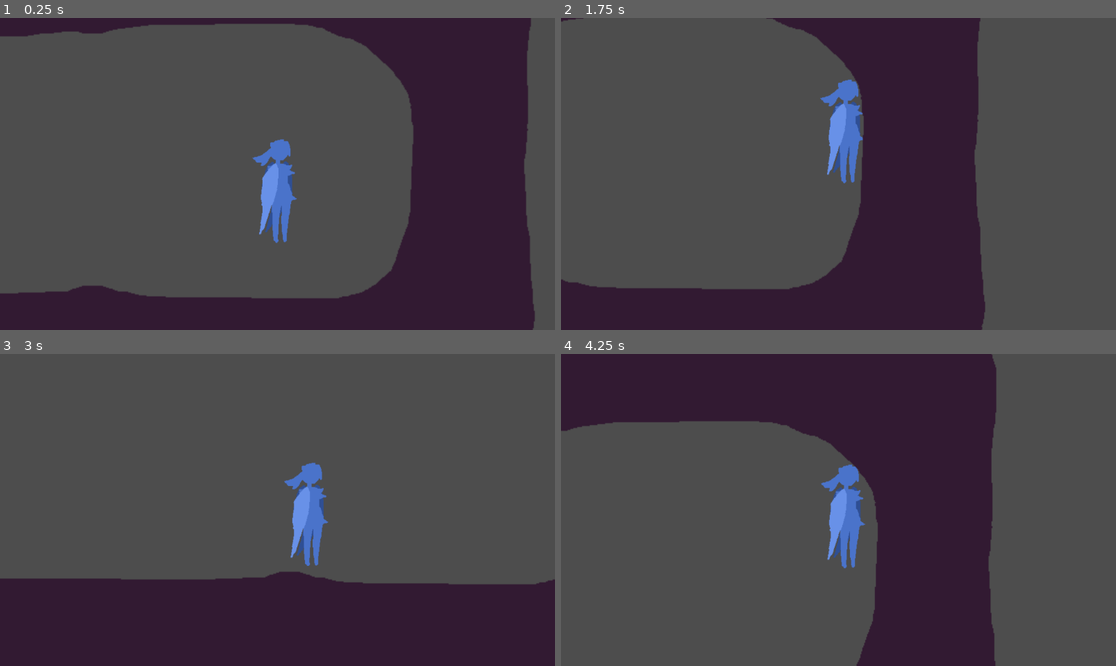
Above: before the commit, frames 1-4 (two rows, left to right).
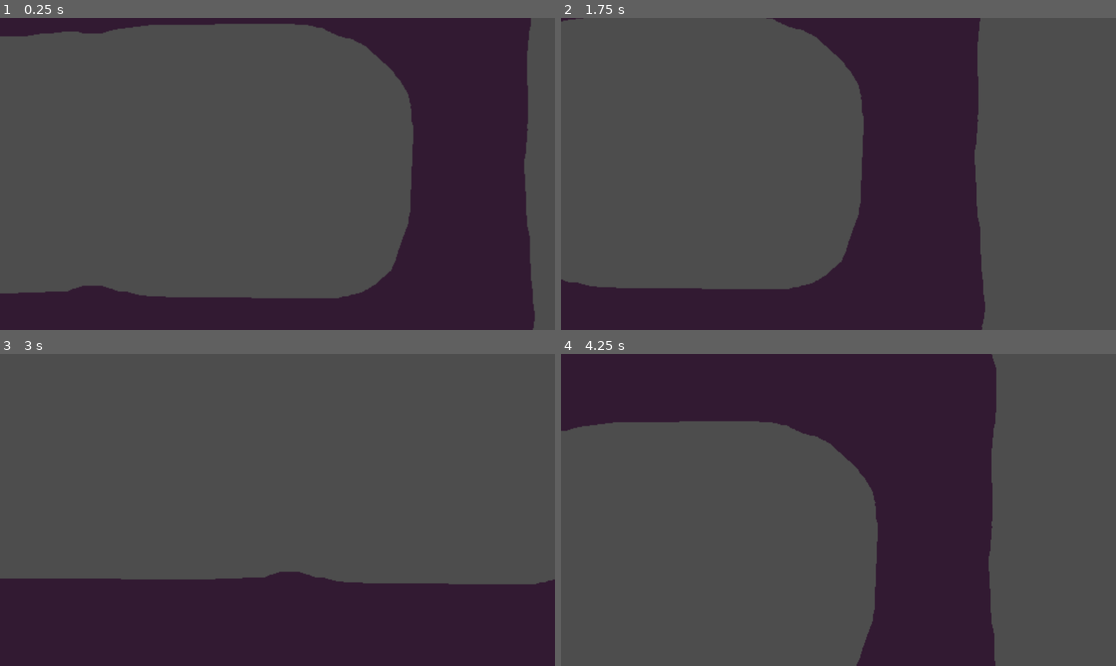
Above: after the commit, the same moments.

Repository: emeryplyler/Paths
Game: Godot game, scene res://main_game_scene/root.tscn
The game is run twice, just before and just after one commit, with the same random seed, the same clock (stepped at 60 frames per second) and the same inputs.
Inputs:
- Up to frame 1 (0.25 s): no input
- Up to frame 2 (1.75 s): hold Shift (Glide) 0.53-1.28 s; hold D (Right) from 0.53 s (still down); tap Space (Jump) at 0.77, 1.52 s; tap Shift (Glide) at 1.35 s
- Up to frame 3 (3 s): release D (Right) at 2.03 s; hold A (Left) 2.03-2.78 s; hold Shift (Glide) 2.03-2.78 s; hold D (Right) from 2.78 s (still down); tap Shift (Glide) at 2.85 s
- Up to frame 4 (4.25 s): keep holding D (Right); tap Space (Jump) at 3.02, 3.77 s; hold Shift (Glide) from 3.53 s (still down)

The runs differ from the first frame. In frame 1, 1.5% of the frame differs, in the area x 45-54%, y 38-73%; in frame 2, 1.5%; in frame 3, 1.5%; in frame 4, 1.5%, in the area x 46-55%, y 35-69%.

Commit message:
created anim player, gliding finished

Diff:
--- a/main_game_scene/Maze.gd
+++ b/main_game_scene/Maze.gd
@@ -88,16 +88,19 @@
 			list.append(cell + n)
 	return list
 
+
 func make_maze():
 	var unvisited = []
 	var stack = [] # homemade stack structure
 	var placed_portal: bool = false
+
 	# first we fill the map with solid tiles
 	Map.clear()
 	for x in range(width):
 		for y in range(height):
 			unvisited.append(Vector2(x, y)) # add every tile to unvisited
 			Map.set_cell(map_layer, Vector2(x, y), 0, id_to_coords(N|E|S|W)) # set tile to 15 (the solid one)
+
 	var current = starting_spot
 	unvisited.erase(current) # current tile is now visited
 
@@ -141,6 +144,7 @@
 				placed_portal = true
 			current = stack.pop_back()
 
+
 func _on_player_entered_portal():
 	passes += 1
 	destroy_portal()
@@ -152,6 +156,7 @@
 	# respawn player at start
 	player_died.emit()
 
+
 func _on_animation_player_animation_changed(old_name, new_name):
 	Player.position = to_global(Map.map_to_local(starting_spot)) # teleport player to starting place
 	Player.get_node("Camera2D").reset_smoothing() # prevent camera from sliding over to player from prev pos
--- a/main_game_scene/root.tscn
+++ b/main_game_scene/root.tscn
@@ -1,7 +1,7 @@
-[gd_scene load_steps=12 format=3 uid="uid://hf2pbkxluubv"]
+[gd_scene load_steps=16 format=3 uid="uid://hf2pbkxluubv"]
 
 [ext_resource type="Script" path="res://player/PlayerMovement.gd" id="1_uu05j"]
-[ext_resource type="Texture2D" uid="uid://6logdjae4gc8" path="res://assets/player/player2.png" id="2_12wkn"]
+[ext_resource type="Texture2D" uid="uid://5kr8hda8ohc0" path="res://donotcommit/playeratlas.png" id="2_6rjre"]
 [ext_resource type="Script" path="res://main_game_scene/scene_transitions.gd" id="3_5nyt0"]
 [ext_resource type="Script" path="res://main_game_scene/Maze.gd" id="3_jxabw"]
 [ext_resource type="PackedScene" uid="uid://d35hjqhp0ikpm" path="res://interactables/portal/portal.tscn" id="4_ftpbv"]
@@ -65,9 +65,64 @@
 "unfading": SubResource("Animation_ereci")
 }
 
+[sub_resource type="Animation" id="Animation_oqsja"]
+resource_name = "idle"
+loop_mode = 1
+tracks/0/type = "value"
+tracks/0/imported = false
+tracks/0/enabled = true
+tracks/0/path = NodePath("Sprite2D:frame")
+tracks/0/interp = 1
+tracks/0/loop_wrap = true
+tracks/0/keys = {
+"times": PackedFloat32Array(0),
+"transitions": PackedFloat32Array(1),
+"update": 1,
+"values": [7]
+}
+
+[sub_resource type="Animation" id="Animation_0iq6k"]
+resource_name = "run"
+length = 0.8
+loop_mode = 1
+tracks/0/type = "value"
+tracks/0/imported = false
+tracks/0/enabled = true
+tracks/0/path = NodePath("Sprite2D:frame")
+tracks/0/interp = 1
+tracks/0/loop_wrap = true
+tracks/0/keys = {
+"times": PackedFloat32Array(0, 0.1, 0.2, 0.3, 0.4, 0.5, 0.6, 0.7),
+"transitions": PackedFloat32Array(1, 1, 1, 1, 1, 1, 1, 1),
+"update": 1,
+"values": [0, 1, 2, 3, 4, 5, 6, 7]
+}
+
+[sub_resource type="Animation" id="Animation_3ucbu"]
+length = 0.001
+tracks/0/type = "value"
+tracks/0/imported = false
+tracks/0/enabled = true
+tracks/0/path = NodePath("Sprite2D:frame")
+tracks/0/interp = 1
+tracks/0/loop_wrap = true
+tracks/0/keys = {
+"times": PackedFloat32Array(0),
+"transitions": PackedFloat32Array(1),
+"update": 1,
+"values": [0]
+}
+
+[sub_resource type="AnimationLibrary" id="AnimationLibrary_2pm6e"]
+_data = {
+"RESET": SubResource("Animation_3ucbu"),
+"idle": SubResource("Animation_oqsja"),
+"run": SubResource("Animation_0iq6k")
+}
+
 [node name="Root" type="Node2D"]
 
-[node name="Player" type="CharacterBody2D" parent="." node_paths=PackedStringArray("sprite", "timer")]
+[node name="Player" type="CharacterBody2D" parent="." node_paths=PackedStringArray("sprite", "timer", "anim_tree")]
 position = Vector2(278, 198)
 collision_layer = 2
 collision_mask = 5
@@ -78,14 +133,17 @@
 sprite = NodePath("Sprite2D")
 timer = NodePath("WallJumpTimer")
 max_fall_speed = 100.0
+anim_tree = NodePath("")
 
 [node name="CollisionShape2D" type="CollisionShape2D" parent="Player"]
 shape = SubResource("CapsuleShape2D_o2pi5")
 
 [node name="Sprite2D" type="Sprite2D" parent="Player"]
-position = Vector2(-3, 0)
+position = Vector2(-2, 0)
 scale = Vector2(0.57, 0.57)
-texture = ExtResource("2_12wkn")
+texture = ExtResource("2_6rjre")
+hframes = 3
+vframes = 3
 
 [node name="Camera2D" type="Camera2D" parent="Player"]
 zoom = Vector2(2, 2)
@@ -122,6 +180,11 @@
 [node name="CollisionShape2D" type="CollisionShape2D" parent="Player/HazardDetector"]
 shape = SubResource("CapsuleShape2D_o2pi5")
 
+[node name="AnimationPlayer" type="AnimationPlayer" parent="Player"]
+libraries = {
+"": SubResource("AnimationLibrary_2pm6e")
+}
+
 [node name="Maze" type="Node2D" parent="." node_paths=PackedStringArray("Map", "Player", "Cam")]
 script = ExtResource("3_jxabw")
 Map = NodePath("TileMap")
--- a/player/PlayerMovement.gd
+++ b/player/PlayerMovement.gd
@@ -7,6 +7,12 @@
 @export var sprite: Sprite2D
 @export var timer: Timer
 @export var max_fall_speed: float
+
+@export var anim_tree: AnimationTree
+enum anim_states {
+	idle, running, jumping, falling, gliding, wallclinging, walljumping
+}
+var current_anim_state = anim_states.idle
 
 var facing_left: bool = false
 var is_wall_pushing: bool = false
@@ -24,19 +30,10 @@
 		glide_t = clampf(glide_t, 0, 1)
 		if Input.is_action_just_pressed("Glide"):
 			glide_t = 0
+
 		if Input.is_action_pressed("Glide"):
-			# t += delta * 0.4
-			#$Sprite2D.position = $A.position.lerp($B.position, t)
-			#velocity.y = (gravity * delta).lerp(0.5 * gravity * delta, glide_t)
-			#if velocity.y <= max_fall_speed:
-				#velocity.y += lerpf((gravity * delta), (0.2 * gravity * delta), glide_t)
-			#elif velocity.y >= max_fall_speed:
-				#velocity.y -= lerpf((gravity * delta), (0.2 * gravity * delta), glide_t)
-
 			velocity.y = lerpf(velocity.y, max_fall_speed, glide_t)
 
-			# TODO: so this isn't working because it doesn't reduce fall after hitting terminal velocity
-			# it also is affecting things while the player is still rising; limit its effects to during falling
 		else:
 			velocity.y += gravity * delta
 
@@ -45,8 +42,6 @@
 		if is_on_floor():
 			has_double_jumped = false
 			velocity.y = JUMP_VELOCITY
-
-
 
 		elif is_on_wall() and not is_on_floor():
 			velocity.y = JUMP_VELOCITY
@@ -77,13 +72,16 @@
 				flip()
 		else:
 			velocity.x = move_toward(velocity.x, 0, SPEED)
-		#if ud:
-			#velocity.y = ud * SPEED
-		#else:
-			#velocity.y = move_toward(velocity.y, 0, SPEED)
+
 
 	move_and_slide()
 
+func update_anim_params():
+	if velocity == Vector2.ZERO:
+		anim_tree["parameters/conditions/is_idle"] = true
+	else:
+		if current_anim_state == anim_states.running:
+			print("Running")
 
 func flip():
 	facing_left = not facing_left
Binary file removed: assets/player/player.png
Binary file added: assets/player/player_run.png
Not shown, added: assets/player/player_run.png.import
